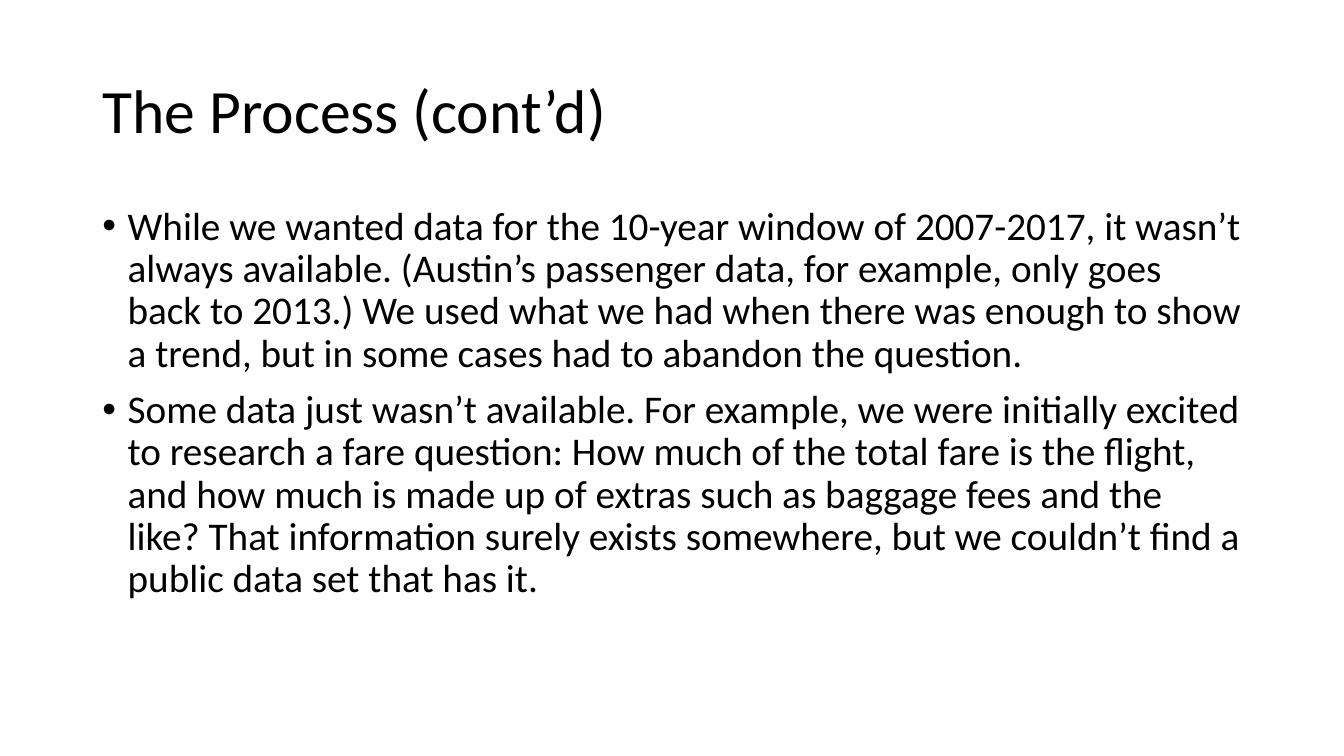
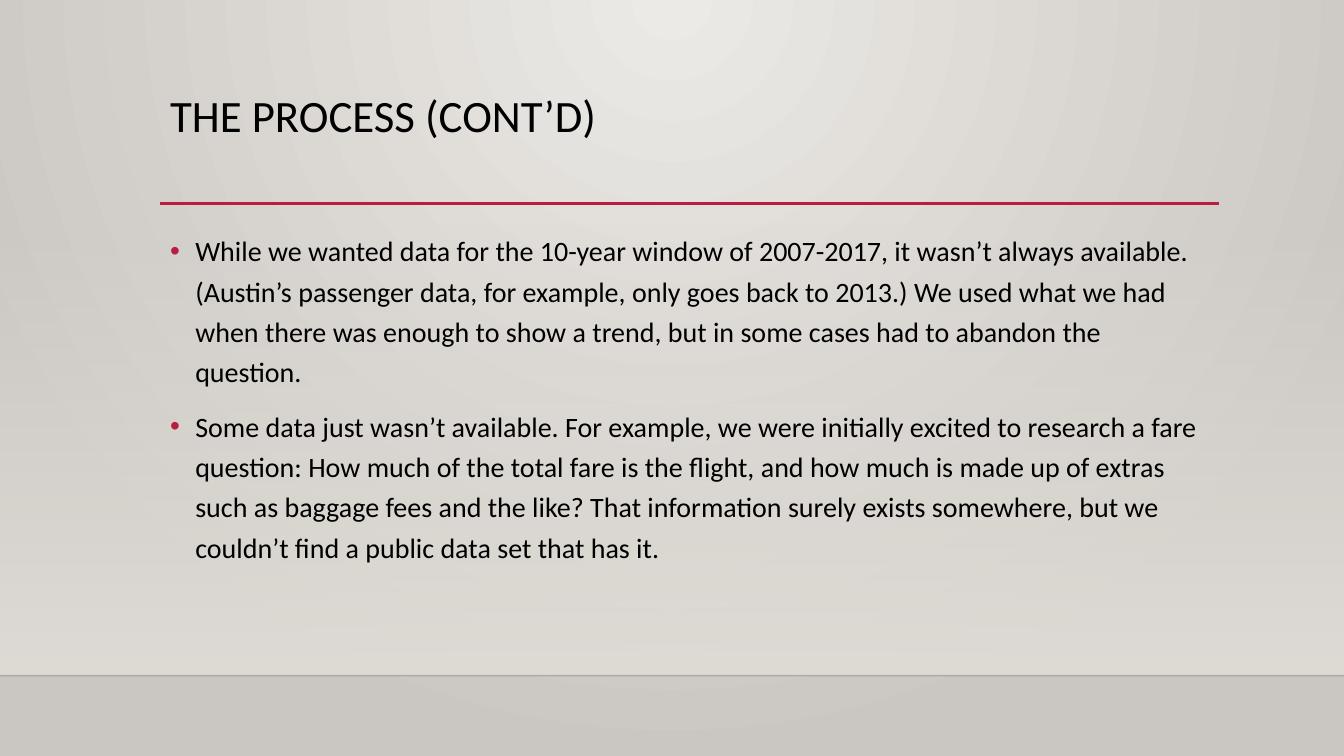
Before and after one commit to ddcruz/project-1, a slide deck: slide 8 of resources/documents/ABIA presentation.pptx. Drawn at 1344x756 pixels with LibreOffice and Linux fonts; fonts in the diff are those of the drawing; background and template pictures are left out. Boxes give left, top, right and bottom in pixels: in the first picture for what was removed or moved away, otherwise in the second. Text is boxed around its words. In the diff, an @@ line names an element or a change of style, - is before the commit and + after.

```diff
--- a/resources/documents/ABIA presentation.pptx
+++ b/resources/documents/ABIA presentation.pptx
@@ background #FFFFFF to gradient #ECEAE7 to #CAC7C1 @@
@@ title "THE PROCESS (CONT’D)" at <box>170,99,596,138</box>: vertical alignment middle to top @@
@@ title at <box>170,99,596,138</box>: text changed; size 44 to 32 pt @@
-The Process (cont’d)
+THE PROCESS (CONT’D)
@@ line added from (160, 204) to (1220, 204), #B71E42 2.5 pt @@
@@ rectangle added at <box>0,223,1344,676</box>, fill gradient #DFDBD5 @@
@@ text "While we wanted data for ...": place and size @@
-text "While we wanted data for ..." at <box>128,212,1240,599</box>
+text "While we wanted data for ..." at <box>195,241,1196,563</box>
@@ text "While we wanted data for ..." at <box>195,241,1196,563</box>: size 28 to 20 pt; line spacing 0.9 to 1.2 @@
@@ line added from (0, 676) to (1344, 676), #000001 1 pt @@
```
Also in this commit, not shown: 7 other slides changed, 2 slides added, 1 other file.
